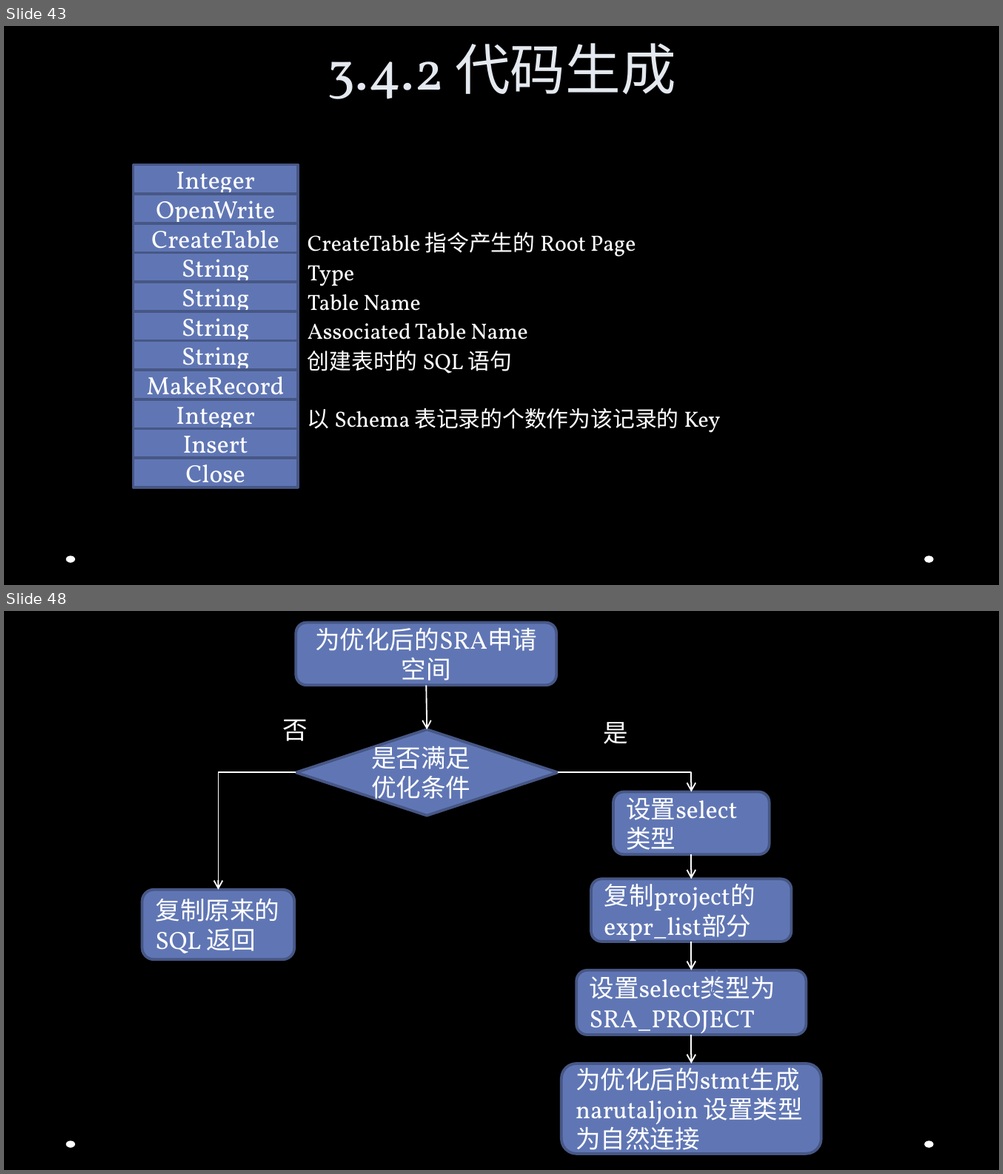
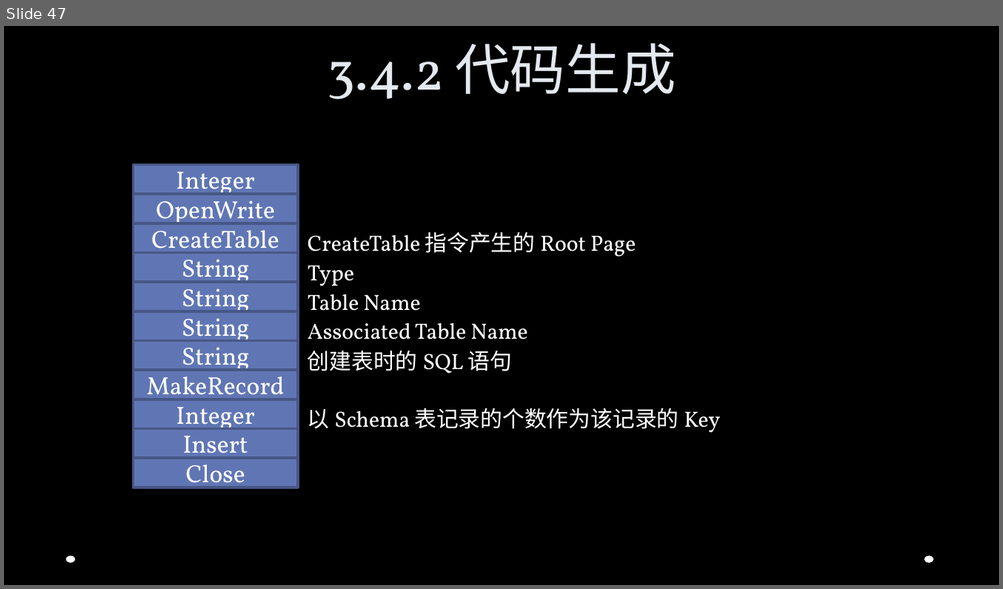
Before and after one commit to Jusot/chidb, a slide deck: documents/slides/ppt.pptx. Shown one above the other, each under a label of ours: slides 43 and 48 before the commit, slide 47 after it; the slides between them are not shown. The pictures are 1003x1174 and 1003x589 pixels, drawn with LibreOffice and Linux fonts; fonts in the diff are those of the drawing; background and template pictures are left out. Boxes give left, top, right and bottom in pixels: in the first picture for what was removed or moved away, otherwise in the second. Text is boxed around its words. In the diff, an @@ line names an element or a change of style, - is before the commit and + after.

```diff
--- a/documents/slides/ppt.pptx
+++ b/documents/slides/ppt.pptx
@@ slide 48 removed at (4, 611, 999, 1170), background picture (left out); not listed: 2 template elements that a slide beside it also shows @@
@@ rounded rectangle removed at (296, 623, 556, 686) @@
-为优化后的SRA申请空间
@@ arrow removed from (426, 686) to (427, 729) @@
@@ text removed at (282, 719, 307, 741) @@
-否
@@ diamond removed at (296, 729, 557, 816) @@
-是否满足优化条件
@@ text removed at (603, 722, 629, 744) @@
-是
@@ elbow arrow removed from (296, 773) to (218, 889) @@
@@ elbow arrow removed from (558, 773) to (691, 792) @@
@@ rounded rectangle removed at (613, 792, 769, 854) @@
-设置select类型
@@ arrow removed from (691, 854) to (691, 880) @@
@@ rounded rectangle removed at (142, 889, 294, 959) @@
-复制原来的SQL 返回
@@ rounded rectangle removed at (591, 880, 791, 943) @@
-复制project的expr_list部分
@@ arrow removed from (691, 943) to (691, 971) @@
@@ rounded rectangle removed at (576, 971, 805, 1036) @@
-设置select类型为SRA_PROJECT
@@ arrow removed from (716, 971) to (711, 997) @@
@@ arrow removed from (691, 1035) to (691, 1064) @@
@@ rounded rectangle removed at (561, 1064, 820, 1154) @@
-为优化后的stmt生成narutaljoin 设置类型为自然连接
@@ what was slide 43 is now slide 47 @@
```
Also in this commit, not shown: 3 slides changed, 4 slides added, 6 other slides removed.
